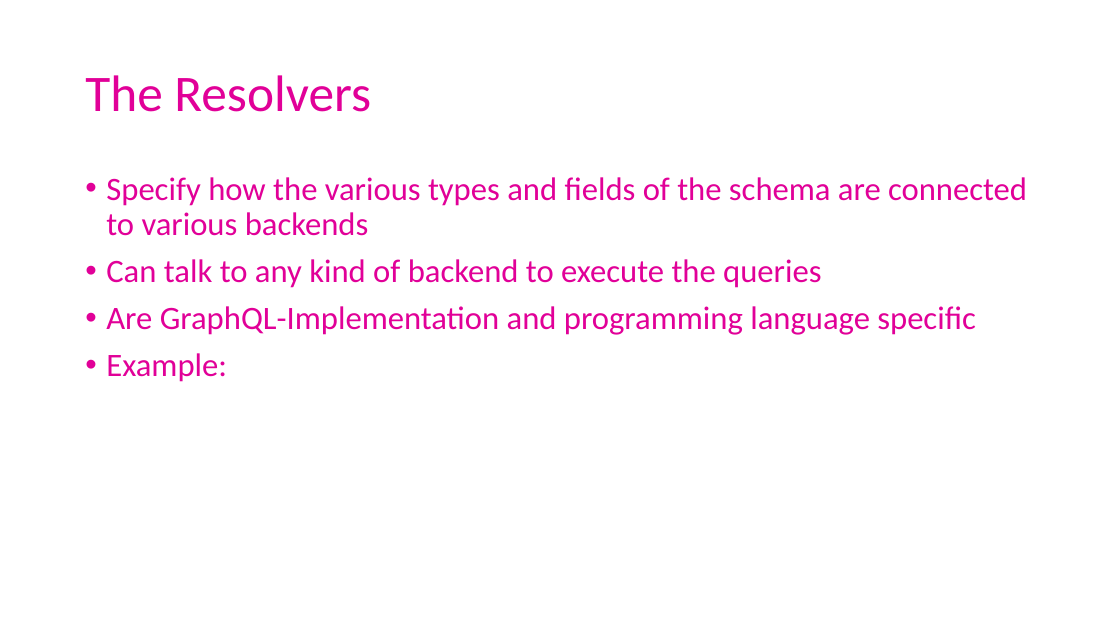
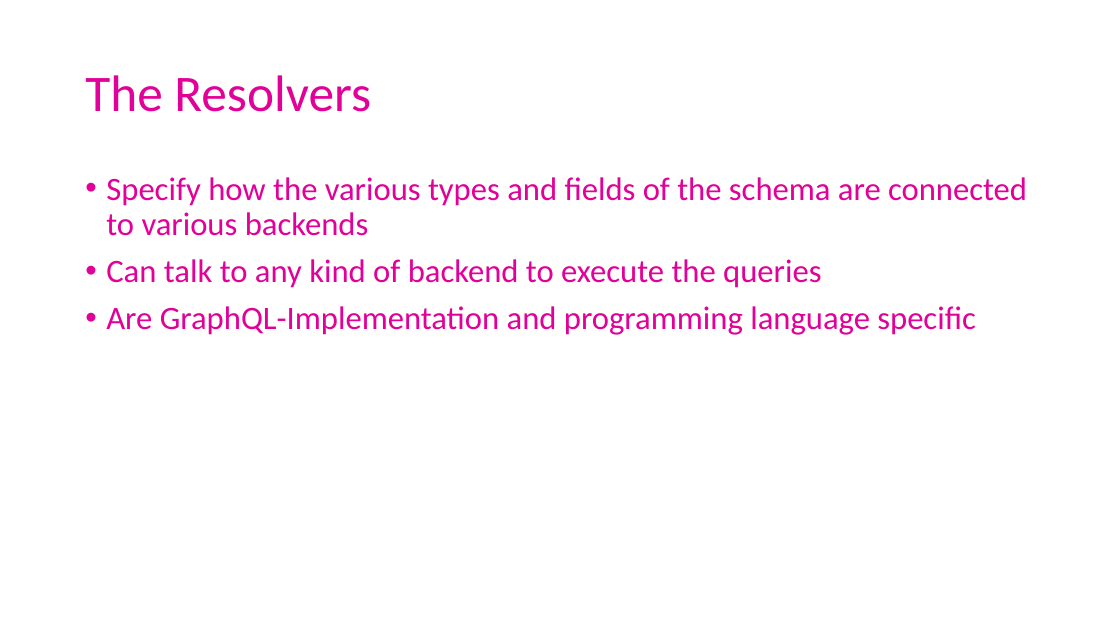
Before and after one commit to ArneSchulze/GraphQL, a slide deck: slide 10 of slides.pptx. Drawn at 1120x630 pixels with LibreOffice and Linux fonts; fonts in the diff are those of the drawing. Boxes give left, top, right and bottom in pixels: in the first picture for what was removed or moved away, otherwise in the second. Text is boxed around its words. In the diff, an @@ line names an element or a change of style, - is before the commit and + after.

```diff
--- a/slides.pptx
+++ b/slides.pptx
@@ text at <box>106,353,227,382</box>: paragraph removed @@
-• Example:
```
Also in this commit, not shown: 3 other slides changed, 1 other file.
